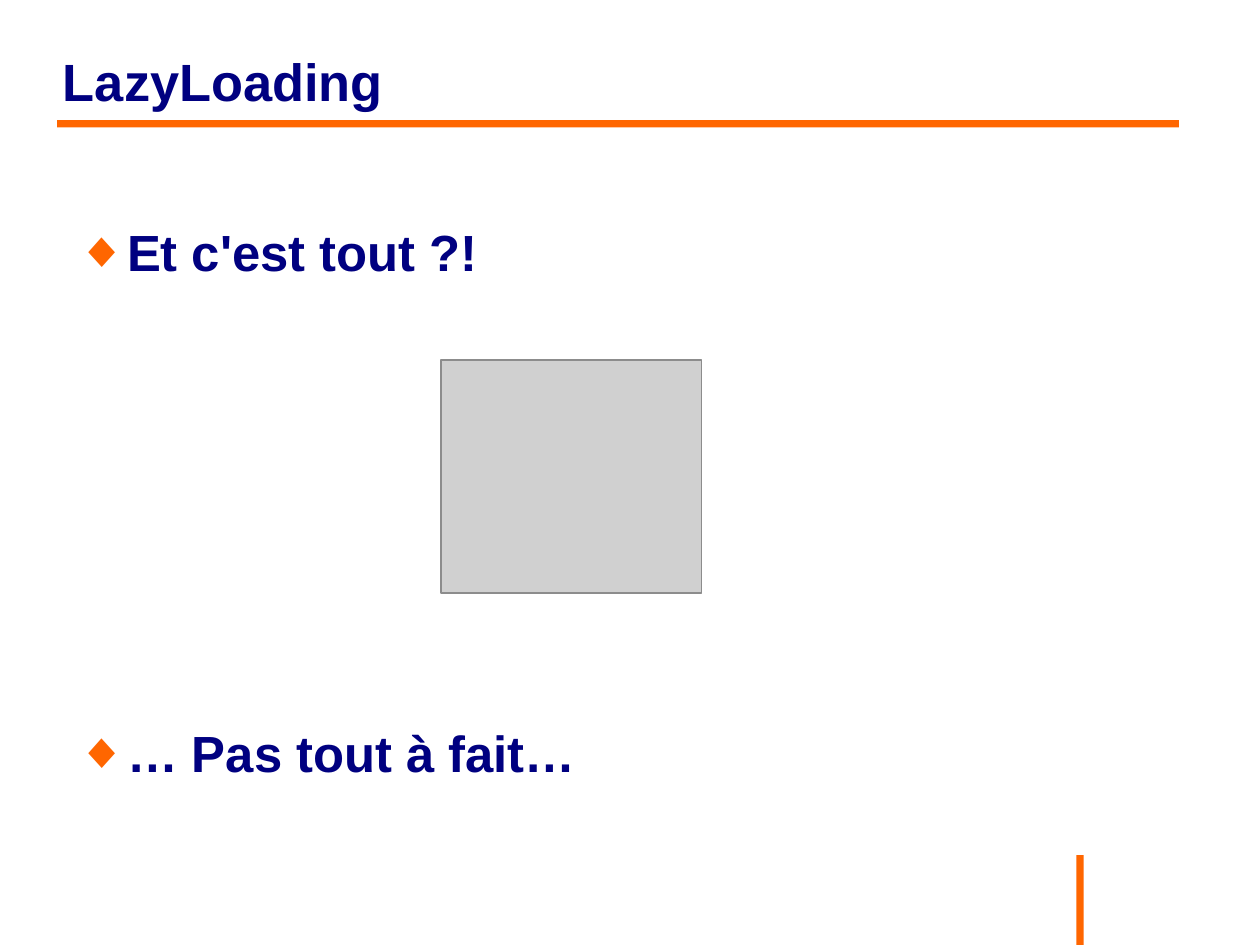
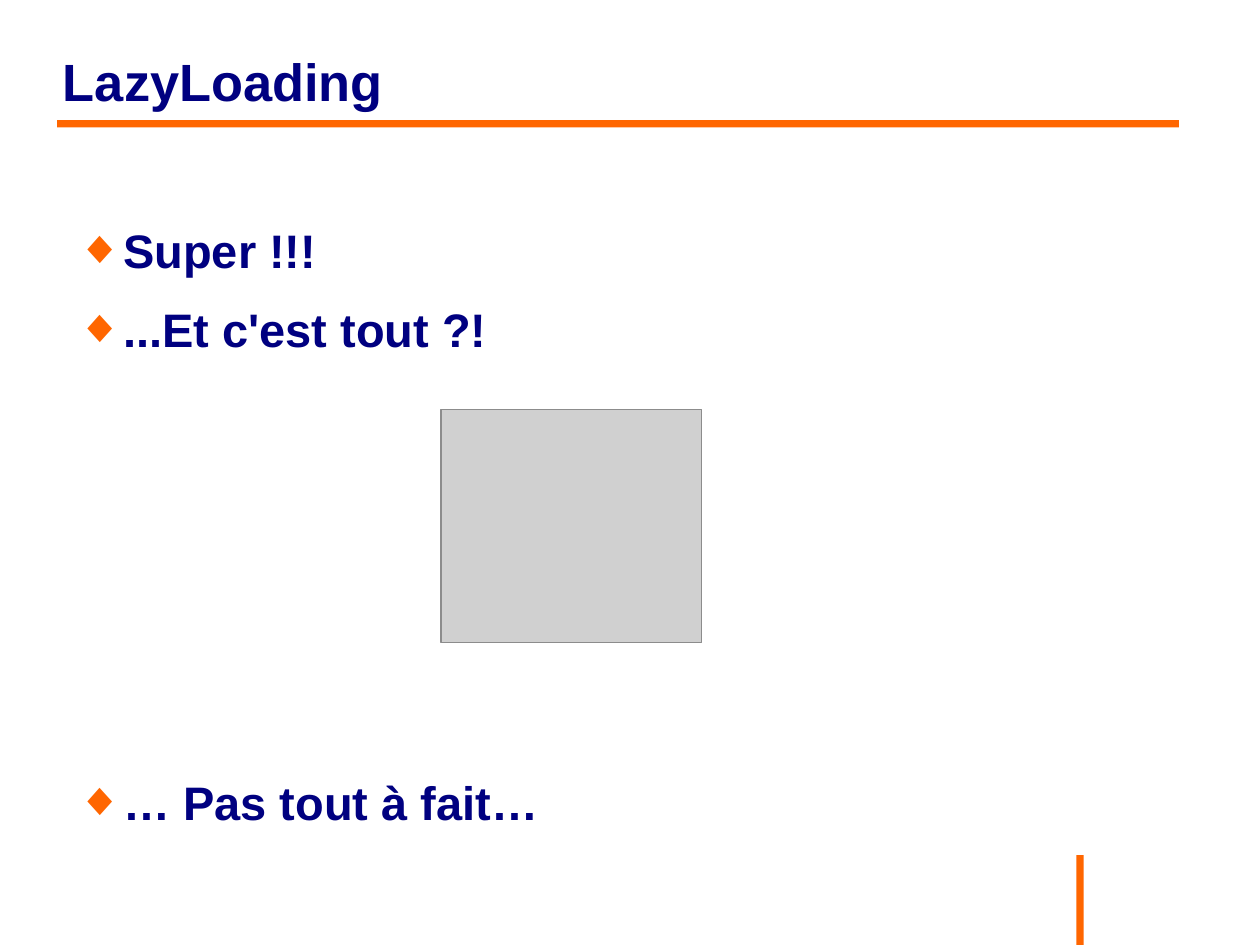
Before and after one commit to philphils/formation-hibernate-basique, a slide deck: slide 101 of Documentation/diapo_formation_hibernate.odp (slide 95 before the commit). Drawn at 1260x945 pixels with LibreOffice and Linux fonts; fonts in the diff are those of the drawing; grey boxes stand for pictures; background and template pictures are left out. Boxes give left, top, right and bottom in pixels: in the first picture for what was removed or moved away, otherwise in the second. Text is boxed around its words. In the diff, an @@ line names an element or a change of style, - is before the commit and + after.

```diff
--- a/Documentation/diapo_formation_hibernate.odp
+++ b/Documentation/diapo_formation_hibernate.odp
@@ text at [123,235,429,348]: text changed; size 32 to 29.6 pt @@
-◆ Et c'est tout ?!
+◆ Super !!!
+◆ ...Et c'est tout ?!
@@ picture: place and size @@
-picture at [441,360,702,593]
+picture at [441,409,702,643]
@@ text at [183,785,538,821]: size 32 to 29.6 pt in "… Pas tout à fait…" @@
```
Also in this commit, not shown: 6 other slides changed, 6 slides added.
